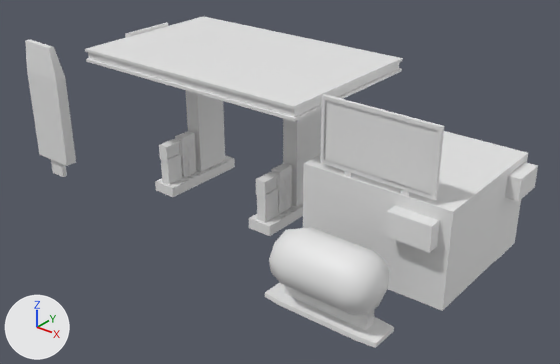
Two versions of the FBX model Pieklo dzidowca kregi spierdolenia/Assets/Graphics 3D/Props/Level 1 props/prop_CPN.fbx, one commit apart.
One viewpoint serves both versions: a 50 mm camera at (21.83, -25.43, 17.09) aimed at (2.43, -1.18, 2.06). The axes (+X, +Y, +Z) are drawn at lower left. The lights are the same throughout. The picture after the commit comes second.

Before the edit, the objects in view are built like this:
```python
me_plane_005 = bpy.data.meshes.new('Plane.005')
me_plane_005.from_pydata(...)  # 977 vertices, 1889 faces; spans x -10.9..12.3, y -7.1..3.9, z -0.1..7.4
me_plane_005.materials.append(mat_material_001)  # its picture is missing
ob_stacja = bpy.data.objects.new('stacja', me_plane_005)
ob_stacja.location = (0.0, 0.0, 0.0)
```
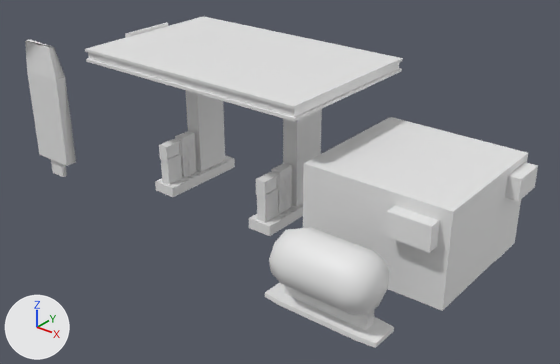
Location of each change, [x1, y1, x2, y2] in pixels of the pictures (560 x 364 px; the box of a moved part takes in the faces that stretch with it):
```json
{"part": 1, "of": "me_plane_005", "change": "deleted", "before": [320, 94, 444, 200]}
{"part": 2, "of": "me_plane_005", "change": "deleted", "before": [324, 100, 438, 195]}
{"part": 3, "of": "me_plane_005", "change": "moved or reshaped", "before": [25, 40, 76, 177], "after": [25, 40, 76, 177]}
{"part": 4, "of": "me_plane_005", "change": "edited", "before": [88, 52, 400, 117], "after": [88, 52, 400, 117], "on screen": "looks the same"}
```

Scene script edits in JSON lines:
```json
{"op": "add", "block": "mat_material_003", "code": ["mat_material_003 = principled_material('Material.003')", "mat_material_003.base_color = (0.8, 0.8, 0.8)  # white #e7e7e7", "mat_material_003.roughness = 0.4"]}
{"op": "add", "block": "mat_material_007", "code": ["mat_material_007 = principled_material('Material.007')", "mat_material_007.base_color = (0.8, 0.8, 0.8)  # white #e7e7e7", "mat_material_007.roughness = 0.367"]}
{"block": "me_plane_005", "where": "# used by ob_stacja; location = (0.0, 0.0, 0.0)"}
{"op": "remove", "block": "me_plane_005", "code": "me_plane_005.from_pydata(...)  # 977 vertices, 1889 faces; spans x -10.9..12.3, y -7.1..3.9, z -0.1..7.4"}
{"op": "add", "block": "me_plane_005", "code": "me_plane_005.from_pydata(...)  # 942 vertices, 1816 faces; spans x -10.9..12.3, y -7.1..3.9, z -0.1..7.2"}
{"block": "me_plane_005", "change": "me_plane_005 part 1: the loose piece of 31 vertices spanning x 6.0..11.0, y -3.2..-3.0, z 4.2..7.4 is deleted"}
{"block": "me_plane_005", "change": "me_plane_005 part 2: the loose piece of 4 vertices spanning x 6.1..10.8, y -3.2..-3.1, z 4.8..7.3 is deleted"}
{"block": "me_plane_005", "change": "me_plane_005 part 3"}
{"block": "me_plane_005", "change": "18 faces are deleted"}
{"block": "me_plane_005", "change": "18 new faces join them, mat_material_001 (its picture is missing)"}
{"block": "me_plane_005", "change": "me_plane_005 part 4: 12 faces spanning x -6.8..5.2, y -3.8..3.8, z 6.6..6.9 switch from mat_material_001 (its picture is missing) to mat_material_003 (white #e7e7e7)"}
{"block": "me_plane_005", "change": "other edits to the shape of me_plane_005 do not show in these pictures"}
{"op": "add", "block": "me_plane_005", "code": "me_plane_005.materials.append(mat_material_007)  # white #e7e7e7"}
```
